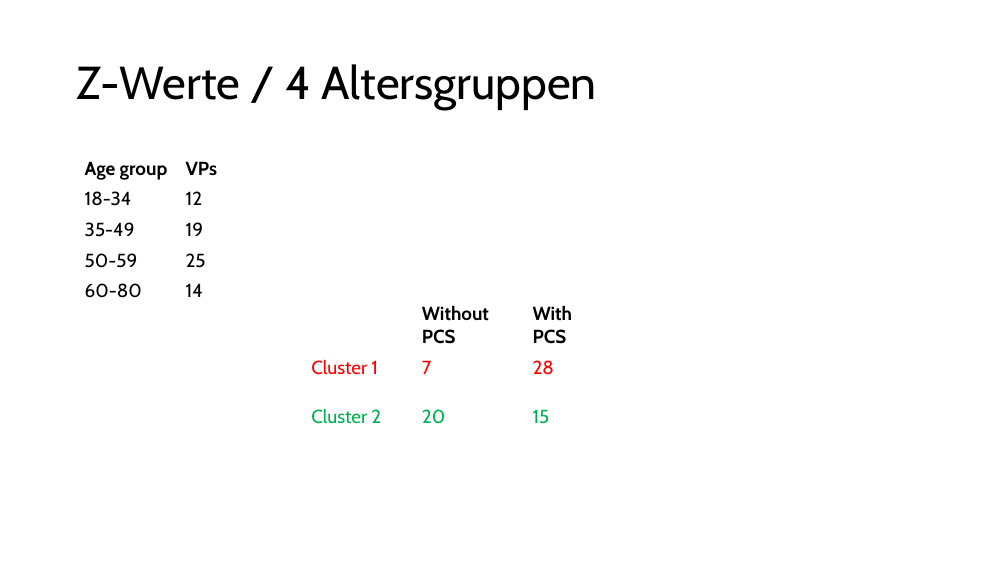
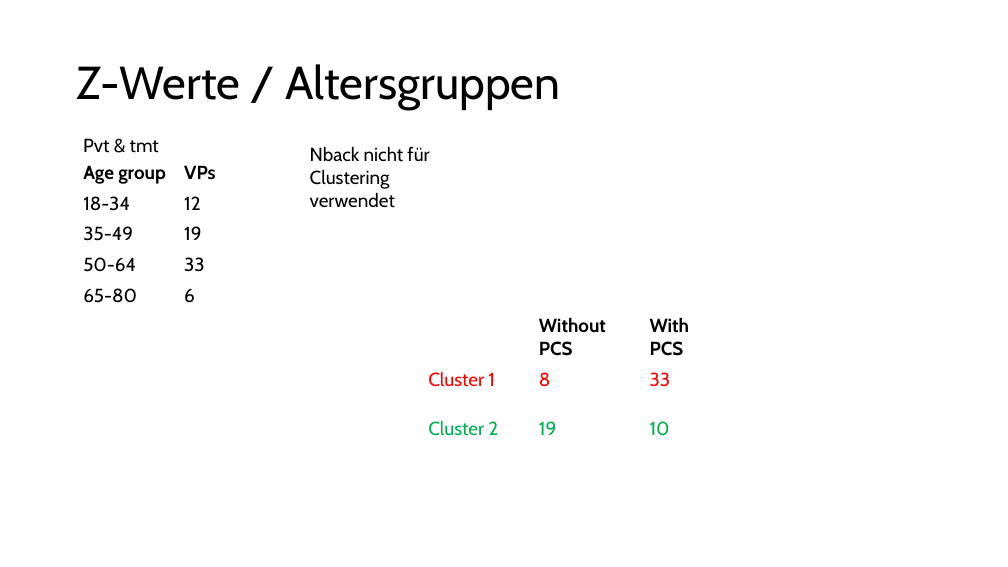
Before and after one commit to JankaMarlene/masters_thesis, a slide deck: slide 12 of presentations/Clustering.pptx (slide 11 before the commit). Drawn at 1008x567 pixels with LibreOffice and Linux fonts; fonts in the diff are those of the drawing. Boxes give left, top, right and bottom in pixels: in the first picture for what was removed or moved away, otherwise in the second. Text is boxed around its words. In the diff, an @@ line names an element or a change of style, - is before the commit and + after.

```diff
--- a/presentations/Clustering.pptx
+++ b/presentations/Clustering.pptx
@@ title at (77, 64, 561, 110): text changed @@
-Z-Werte / 4 Altersgruppen
+Z-Werte / Altersgruppen
@@ text added at (83, 138, 159, 153), 18 pt, text #000000 @@
+Pvt & tmt
@@ text added at (310, 146, 429, 208), 18 pt, text #000000 @@
+Nback nicht für Clustering verwendet
@@ table at (76, 157, 225, 311) @@
-row 4, column 1: 50-59
+row 4, column 1: 50-64
-row 4, column 2: 25
+row 4, column 2: 33
-row 5, column 1: 60-80
+row 5, column 1: 65-80
-row 5, column 2: 14
+row 5, column 2: 6
@@ table at (420, 311, 752, 462) @@
-row 2, column 2: 7
+row 2, column 2: 8
-row 2, column 3: 28
+row 2, column 3: 33
-row 3, column 2: 20
+row 3, column 2: 19
-row 3, column 3: 15
+row 3, column 3: 10
@@ table: place and size @@
-table at (304, 298, 635, 449)
+table at (420, 311, 752, 462)
```
Also in this commit, not shown: 6 other slides changed, 9 slides removed.
